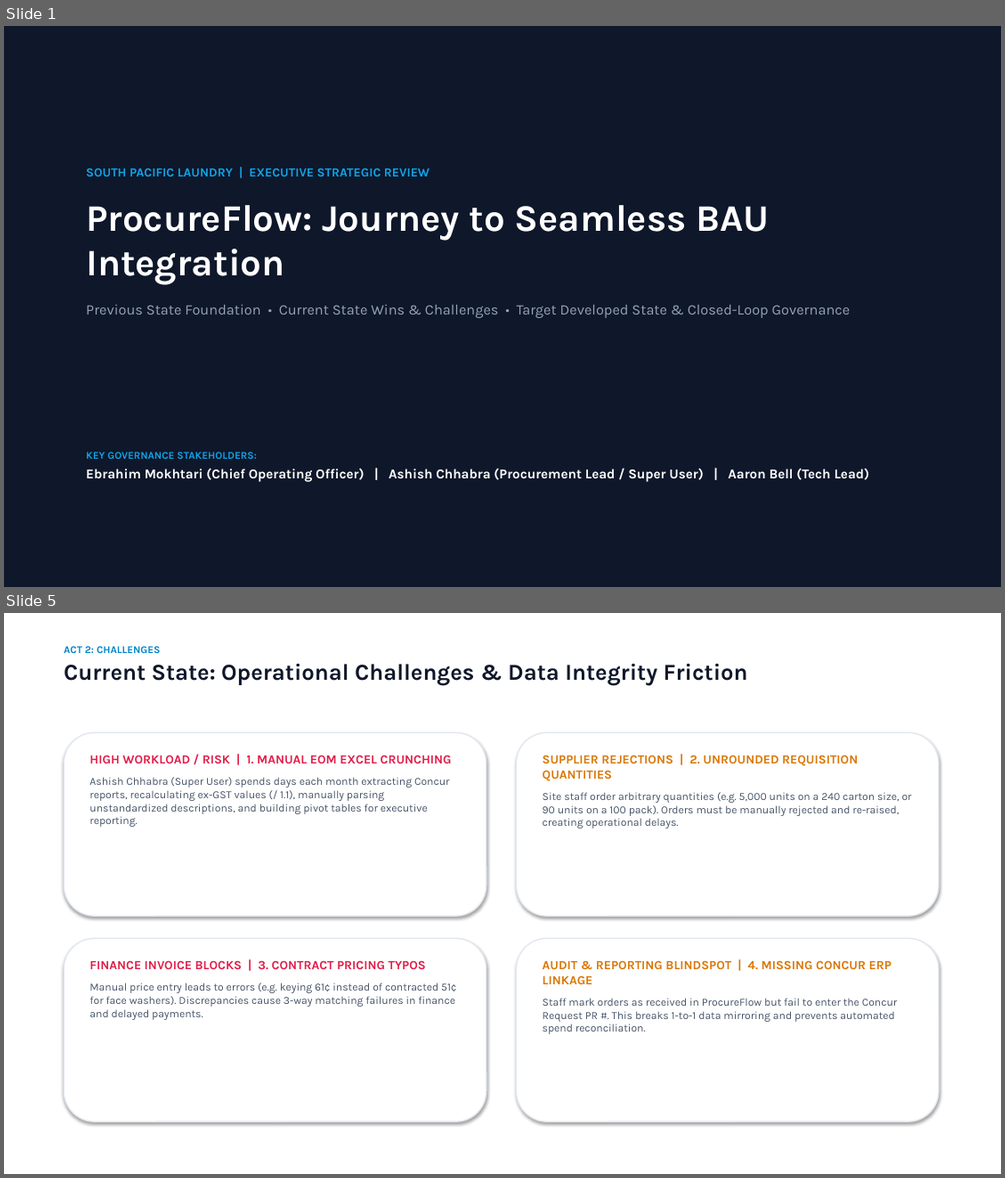
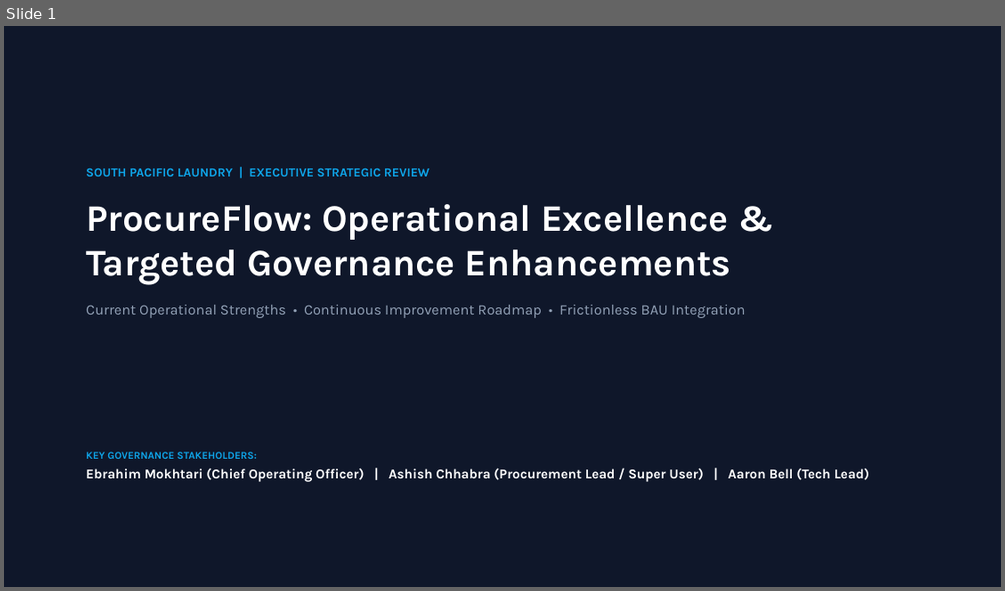
Before and after one commit to SPLGit-Project/ProcureFlow-App, a slide deck: docs/ProcureFlow_Executive_Roadmap.pptx. Shown one above the other, each under a label of ours: slides 1 and 5 before the commit, slide 1 after it; the slides between them are not shown. The pictures are 1005x1178 and 1005x591 pixels, drawn with LibreOffice and Linux fonts; fonts in the diff are those of the drawing. Boxes give left, top, right and bottom in pixels: in the first picture for what was removed or moved away, otherwise in the second. Text is boxed around its words. In the diff, an @@ line names an element or a change of style, - is before the commit and + after.

Commit message:
docs: align presentation deck with operational strengths and remove workshop/checklist slides

```diff
--- a/docs/ProcureFlow_Executive_Roadmap.pptx
+++ b/docs/ProcureFlow_Executive_Roadmap.pptx
@@ slide 5 removed at (x1=4, y1=613, x2=1001, y2=1174), background #FFFFFF @@
@@ text removed at (x1=64, y1=646, x2=748, y2=685) @@
-ACT 2: CHALLENGES
-Current State: Operational Challenges & Data Integrity Friction
@@ rounded rectangle removed at (x1=64, y1=732, x2=486, y2=916) @@
@@ rounded rectangle removed at (x1=517, y1=732, x2=938, y2=916) @@
@@ text removed at (x1=89, y1=755, x2=452, y2=827) @@
-HIGH WORKLOAD / RISK | 1. MANUAL EOM EXCEL CRUNCHING
-Ashish Chhabra (Super User) spends days each month extracting Concur reports, recalculating ex-GST values (/ 1.1), manually parsing unstandardized descriptions, and building pivot tables for executive reporting.
@@ text removed at (x1=542, y1=755, x2=912, y2=828) @@
-SUPPLIER REJECTIONS | 2. UNROUNDED REQUISITION QUANTITIES
-Site staff order arbitrary quantities (e.g. 5,000 units on a 240 carton size, or 90 units on a 100 pack). Orders must be manually rejected and re-raised, creating operational delays.
@@ rounded rectangle removed at (x1=64, y1=938, x2=486, y2=1121) @@
@@ rounded rectangle removed at (x1=517, y1=938, x2=938, y2=1121) @@
@@ text removed at (x1=89, y1=960, x2=456, y2=1020) @@
-FINANCE INVOICE BLOCKS | 3. CONTRACT PRICING TYPOS
-Manual price entry leads to errors (e.g. keying 61¢ instead of contracted 51¢ for face washers). Discrepancies cause 3-way matching failures in finance and delayed payments.
@@ text removed at (x1=542, y1=960, x2=897, y2=1034) @@
-AUDIT & REPORTING BLINDSPOT | 4. MISSING CONCUR ERP LINKAGE
-Staff mark orders as received in ProcureFlow but fail to enter the Concur Request PR #. This breaks 1-to-1 data mirroring and prevents automated spend reconciliation.
@@ slide 1 changed as well @@
@@ text at (x1=86, y1=204, x2=745, y2=318): text changed @@
-ProcureFlow: Journey to Seamless BAU Integration
-Previous State Foundation • Current State Wins & Challenges • Target Developed State & Closed-Loop Governance
+ProcureFlow: Operational Excellence &
+Targeted Governance Enhancements
+Current Operational Strengths • Continuous Improvement Roadmap • Frictionless BAU Integration
```
Also in this commit, not shown: 4 other slides changed, 5 slides added, 4 other slides removed.
